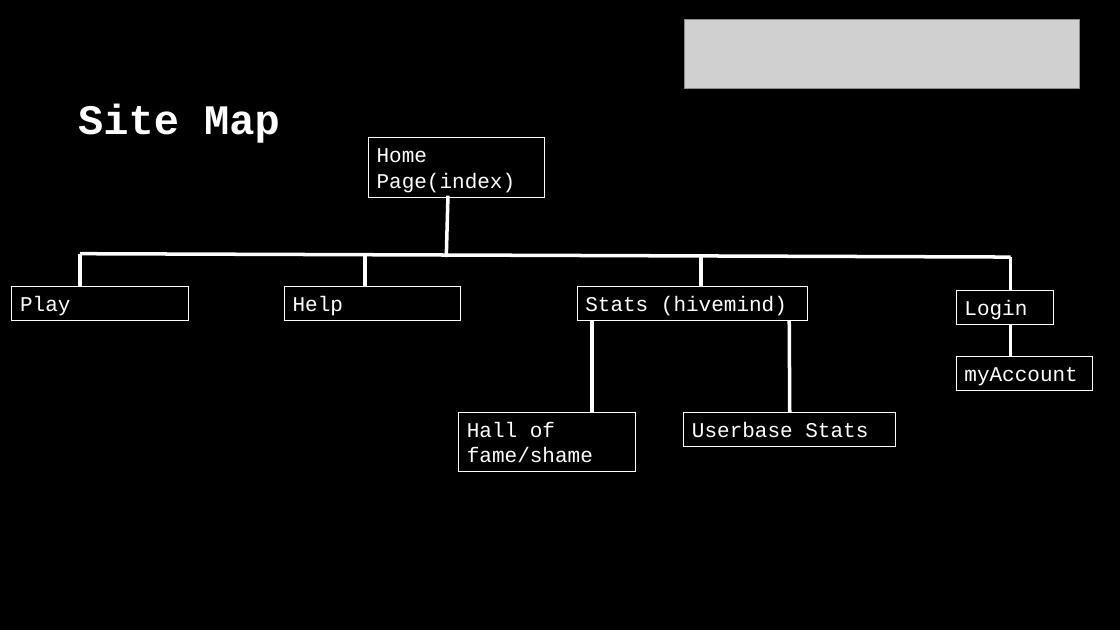
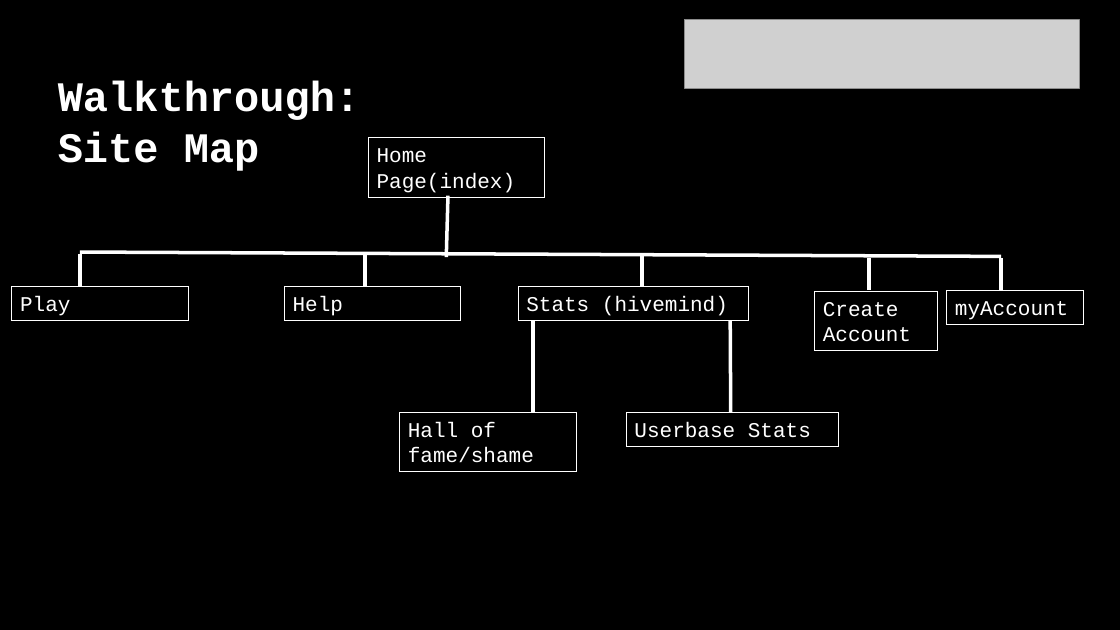
Before and after one commit to christophermcfadyen/glasgowrpg, a slide deck: slide 5 of chris pres.pptx (slide 4 before the commit). Drawn at 1120x630 pixels with LibreOffice and Linux fonts; fonts in the diff are those of the drawing; grey boxes stand for pictures. Boxes give left, top, right and bottom in pixels: in the first picture for what was removed or moved away, otherwise in the second. Text is boxed around its words. In the diff, an @@ line names an element or a change of style, - is before the commit and + after.

```diff
--- a/chris pres.pptx
+++ b/chris pres.pptx
@@ text "Walkthrough:": place and size @@
-text "Walkthrough:" at <box>78,103,280,143</box>
+text "Walkthrough:" at <box>58,81,360,171</box>
@@ text at <box>58,81,360,120</box>: paragraph added @@
+Walkthrough:
@@ line moved from (80, 254) - (1011, 257) to (80, 252) - (1002, 256) @@
@@ line moved from (1011, 257) - (1011, 290) to (870, 258) - (870, 291) @@
@@ line moved from (1011, 324) - (1011, 357) to (1002, 258) - (1002, 291) @@
@@ rectangle "Create Account": place and size @@
-rectangle "Create Account" at <box>956,291,1053,324</box>
+rectangle "Create Account" at <box>815,292,938,351</box>
@@ rectangle "myAccount": place and size @@
-rectangle "myAccount" at <box>956,357,1093,391</box>
+rectangle "myAccount" at <box>947,291,1084,324</box>
@@ 3 rectangles, 3 lines: place and size @@
-3 rectangles, 3 lines at <box>459,254,897,472</box>
+3 rectangles, 3 lines at <box>400,254,839,472</box>
@@ text in rectangle at <box>823,302,911,342</box>: text changed @@
-Login
+Create Account
```
Also in this commit, not shown: 1 other slide changed, 1 slide added.
